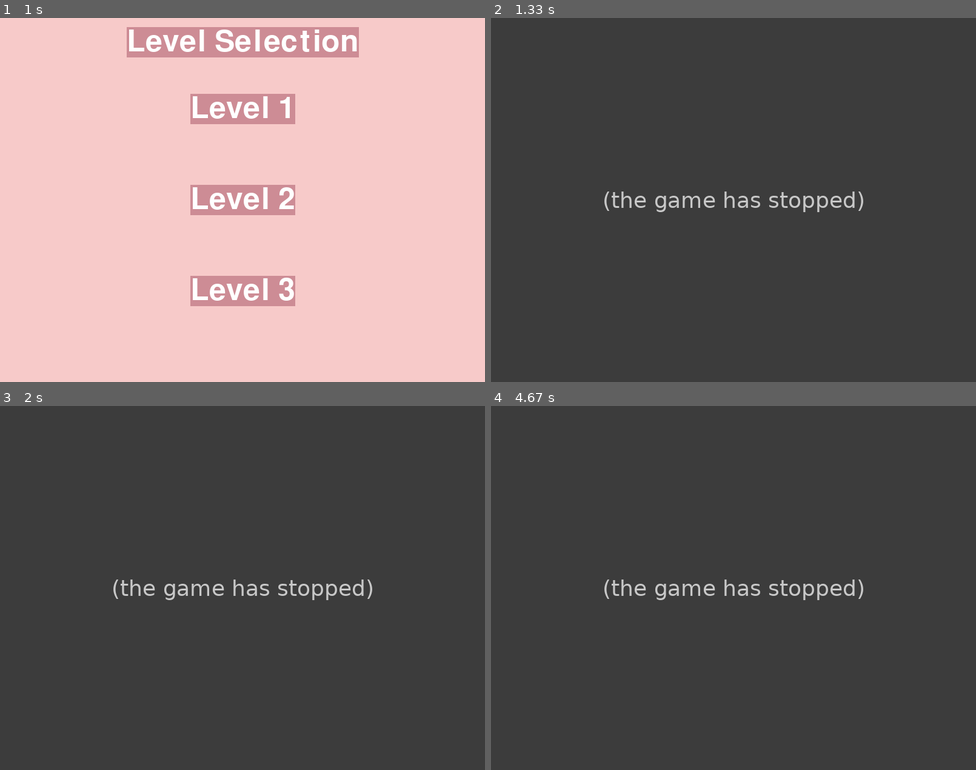
Above: before the commit, frames 1-4 (two rows, left to right).
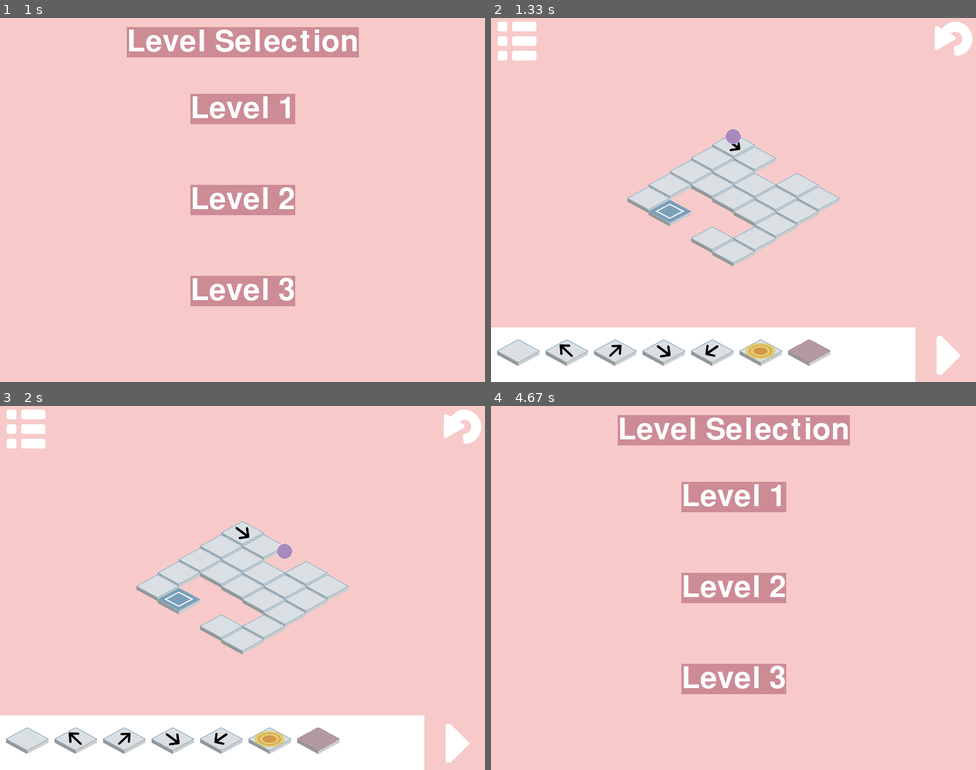
Above: after the commit, the same moments.

Repository: ameliakuang/112TP
Game: pygame game, started from trial/Game.py
The game is run twice, just before and just after one commit, with the same random seed, the same clock (stepped at 60 frames per second) and the same inputs.
Inputs (mouse positions are in pixels of both pictures, inside the frame that each line leads up to):
- Up to frame 1 (1 s): press the mouse at (242, 229) at 0.37 s; move the mouse to (247, 269) at 0.47 s; release the mouse at (257, 309) at 0.6 s; click (203, 185) at 0.85 s
- Up to frame 2 (1.33 s): no input
- Up to frame 3 (2 s): click (446, 733) at 1.4 s; press the mouse at (203, 573) at 1.8 s; move the mouse to (203, 646) at 1.9 s
- Up to frame 4 (4.67 s): release the mouse at (689, 715) at 2.03 s; tap Enter at 2.4 s; press the mouse at (946, 431) at 3.1 s; move the mouse to (888, 497) at 3.2 s; move the mouse to (830, 566) at 3.3 s; release the mouse at (830, 566) at 3.33 s; move the mouse to (520, 435) at 4.32 s; press the mouse at (520, 435) at 4.35 s; move the mouse to (709, 507) at 4.45 s; release the mouse at (903, 584) at 4.58 s

Frame 1 is identical in both runs. In frame 2, 100% of the frame differs, in the area x 0-100%, y 0-100%; in frame 3, 100%; in frame 4, 100%.
Error before the commit: TypeError: object of type 'NoneType' has no len() (Board.py line 66); the game stopped at 1 s (later frames are placeholders)

Commit message:
add level 2 generation

Diff:
--- a/trial/Board.py
+++ b/trial/Board.py
@@ -32,6 +32,7 @@
     '''
     def generateBoard(self, n, level):
         board = [[0] * n for row in range(n)]
+        board[0][0] = -1
         if level == 0:
             return [[-1, 0, 0,0,0],
                     [0, 0, 0,0,0],
@@ -39,7 +40,6 @@
                     [6, 7, 0,0,0],
                     [9, 0, 0,0,1]]
         elif level == 1:
-            board[0][0] = -1
             board[n-1][n-1] = 8
             #  two possibilities
             temp = random.randint(1, 3)
@@ -59,7 +59,21 @@
                 board[row_on_0th_col][n-1] = 9
             return board
         elif level == 2:
-            pass
+            # ensure that a pair of direction tiles can be put
+            row_on_0th_col = random.randint(1, n-1)
+            row_on_last_col = row_on_0th_col
+            board[row_on_0th_col][0] = 9
+            board[row_on_last_col][n-1] = 9
+
+            row_on_last_col_for_target = random.randint(0, n-2)
+            board[row_on_last_col_for_target][n-1] = 8
+
+            tempCol = random.randint(1, n-2)
+            for row in range(1,n-1):
+                board[row][tempCol] = 9
+            return board
+
+
 
 
     def draw(self, screen, board):
